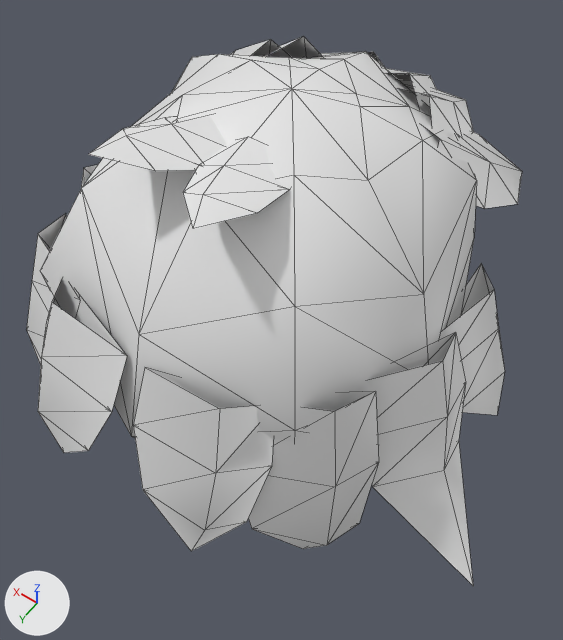
The glTF model docs/jeux/jeu-1/refonte/essai-style-4/modeles/homme-tignasse.glb as it was, and as the next commit left it.
Rendered twice from a 50 mm lens placed at (-0.167, 0.263, 1.96), pointed at (-0.017, 0.053, 1.631). Lighting does not change. The marker at lower left points along +X, +Y and +Z. The older version comes first. Mesh edges are drawn as thin lines. Vertices at exactly the same position are counted once.

Names of what the first picture shows: 'cheveux'.
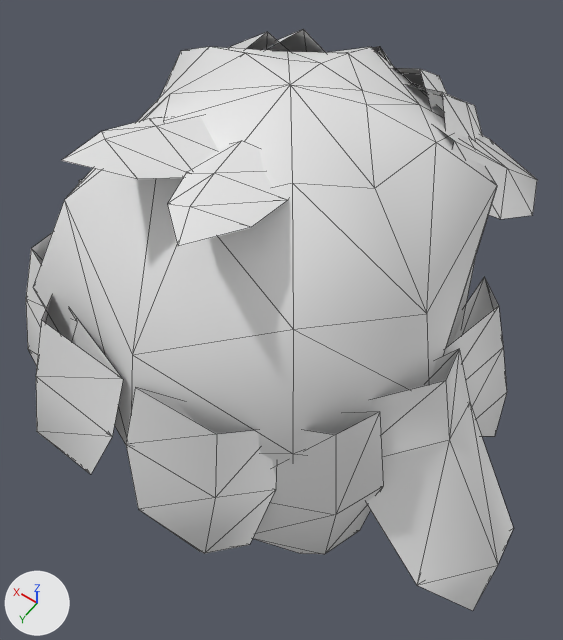
What the commit changed:
me_cheveux is used by ob_cheveux; location (0.0, 0.0, 0.0).
me_cheveux had 201 vertices, 310 faces and spanned x -0.166..0.151, y -0.111..0.169, z 1.563..1.758.
me_cheveux now has 201 vertices, 310 faces and spans x -0.172..0.154, y -0.115..0.172, z 1.541..1.76.
me_cheveux part 1: the loose piece of 10 vertices spanning x 0.034..0.113, y -0.049..0.009, z 1.655..1.733 is scaled about its middle by (1.07, 1.1, 1.15), then moved by (0.007, -0.002, -0.005).
me_cheveux part 2: the loose piece of 10 vertices spanning x -0.134..-0.095, y -0.015..0.051, z 1.597..1.675 is turned -2.1 degrees about the y axis through its middle and scaled by 1.1, then moved by (-0.004, 0.001, -0.013).
me_cheveux part 3: the loose piece of 10 vertices spanning x -0.005..0.043, y 0.043..0.11, z 1.739..1.756 is scaled about its middle by (1.11, 1.11, 1.1), then moved by (0.002, 0.007, 0.001).
me_cheveux part 4: the loose piece of 10 vertices spanning x -0.034..0.01, y 0.048..0.118, z 1.74..1.758 is scaled about its middle by (1.11, 1.11, 1.1), then moved by (-0.001, 0.007, 0.001).
me_cheveux part 5: 161 of 201 vertices moved; they spanned x -0.166..0.151, y -0.111..0.169, z 1.563..1.751 and now span x -0.172..0.154, y -0.115..0.172, z 1.541..1.754; mean shift (0.0, 0.0, -0.008); largest move (-0.128, 0.071, 1.613) -> (-0.171, 0.092, 1.597).

Boxes [x1, y1, x2, y2] around the edits, measured in the pictures (563 x 640 px; the box of a moved part takes in the faces that stretch with it):
'cheveux', reshaped (6% taller): before [26, 36, 522, 585]; after [26, 29, 537, 611]
part 1 of me_cheveux, moved or reshaped: before [230, 39, 292, 58]; after [229, 32, 289, 51]
part 2 of me_cheveux, moved or reshaped: before [440, 264, 505, 415]; after [444, 277, 507, 437]
part 3 of me_cheveux, moved or reshaped: before [88, 115, 227, 171]; after [61, 116, 218, 179]
part 4 of me_cheveux, moved or reshaped: before [183, 137, 290, 229]; after [168, 141, 289, 246]
part 5 of me_cheveux, moved or reshaped: before [26, 36, 522, 585]; after [26, 29, 537, 611]
